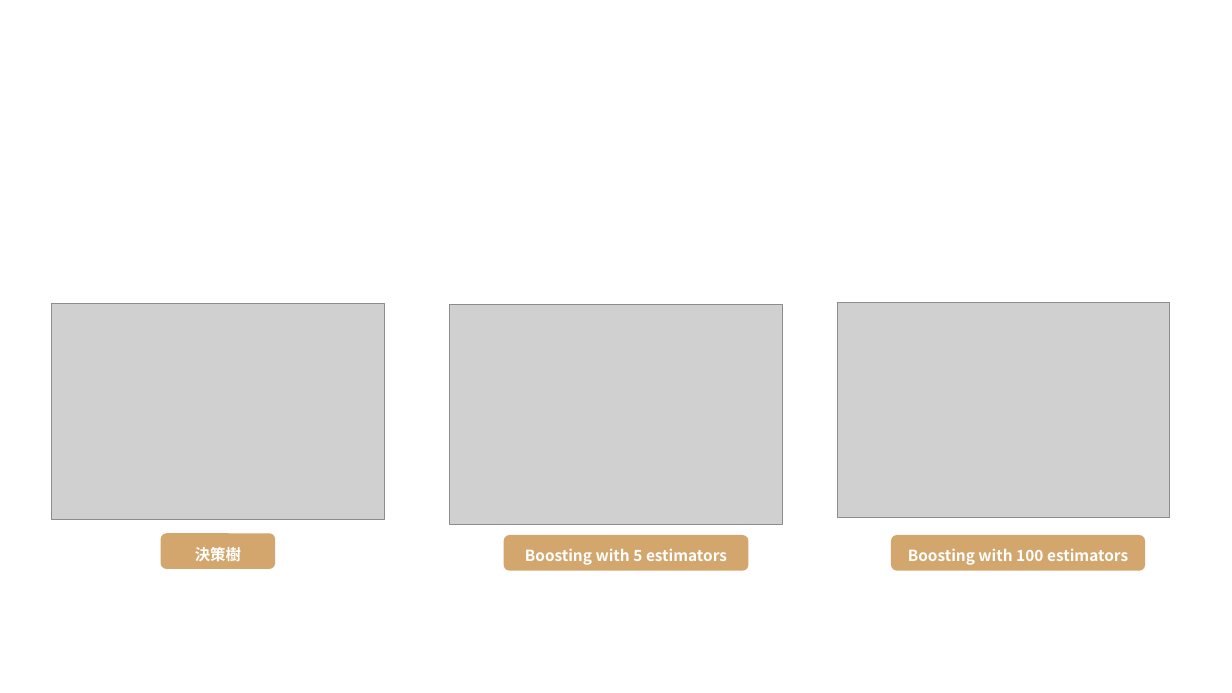
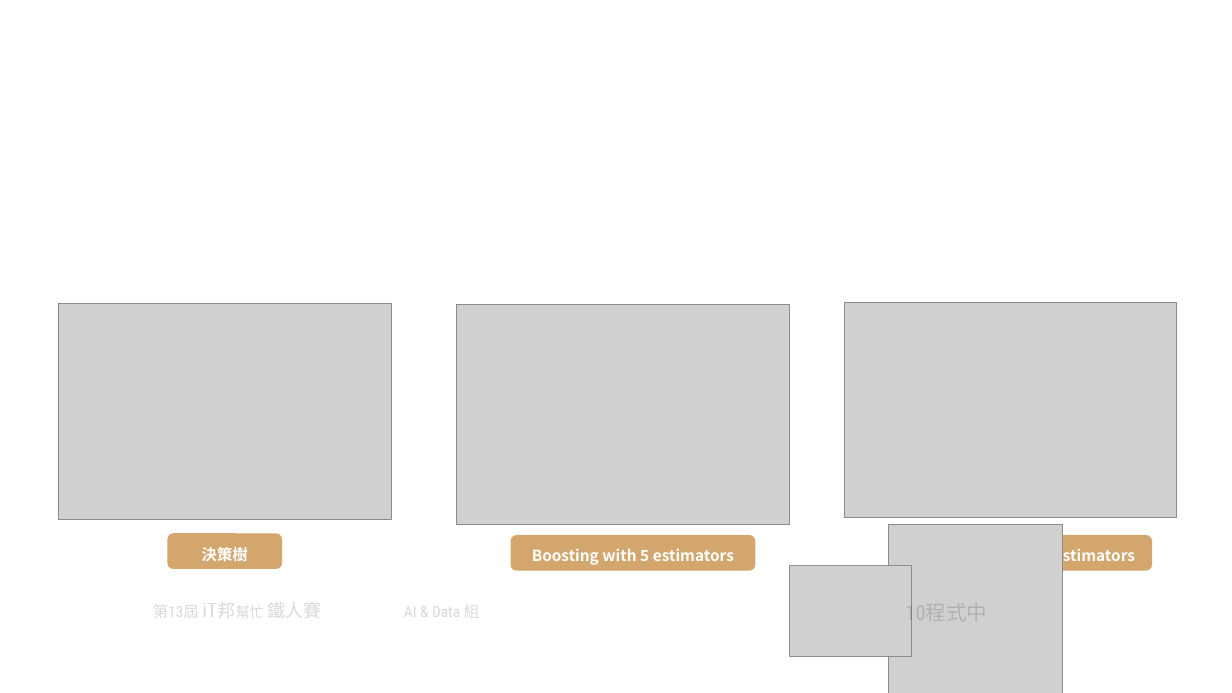
Before and after one commit to andy6804tw/andy6804tw.github.io, a slide deck: slide 1 of _posts/ithome/2021/15.XGBoost/15.XGBoost.pptx. Drawn at 1232x693 pixels with LibreOffice and Linux fonts; fonts in the diff are those of the drawing; grey boxes stand for pictures. Boxes give left, top, right and bottom in pixels: in the first picture for what was removed or moved away, otherwise in the second. Text is boxed around its words. In the diff, an @@ line names an element or a change of style, - is before the commit and + after.

```diff
--- a/_posts/ithome/2021/15.XGBoost/15.XGBoost.pptx
+++ b/_posts/ithome/2021/15.XGBoost/15.XGBoost.pptx
@@ picture: place and size @@
-picture at [837,302,1170,518]
+picture at [845,302,1177,518]
@@ 3 rounded rectangles, 2 pictures: place and size @@
-3 rounded rectangles, 2 pictures at [51,303,1145,571]
+3 rounded rectangles, 2 pictures at [58,303,1153,571]
@@ group added at [153,524,1062,693]: 3 texts, 2 pictures @@
+第13屆 iT邦幫忙 鐵人賽
+AI & Data 組
+10程式中
```
Also in this commit, not shown: 2 other slides changed, 2 slides added, 1 slide removed, 9 other files.
